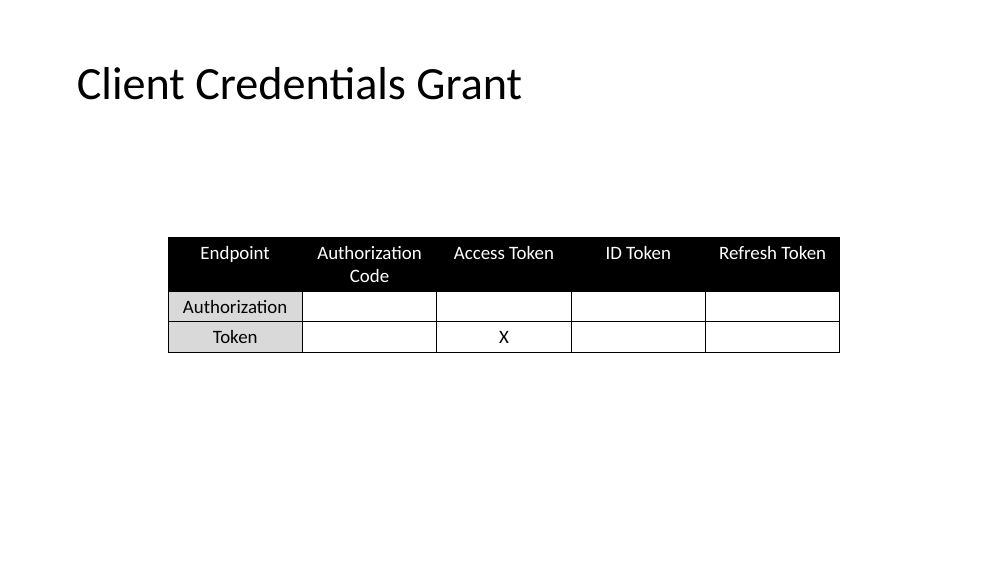
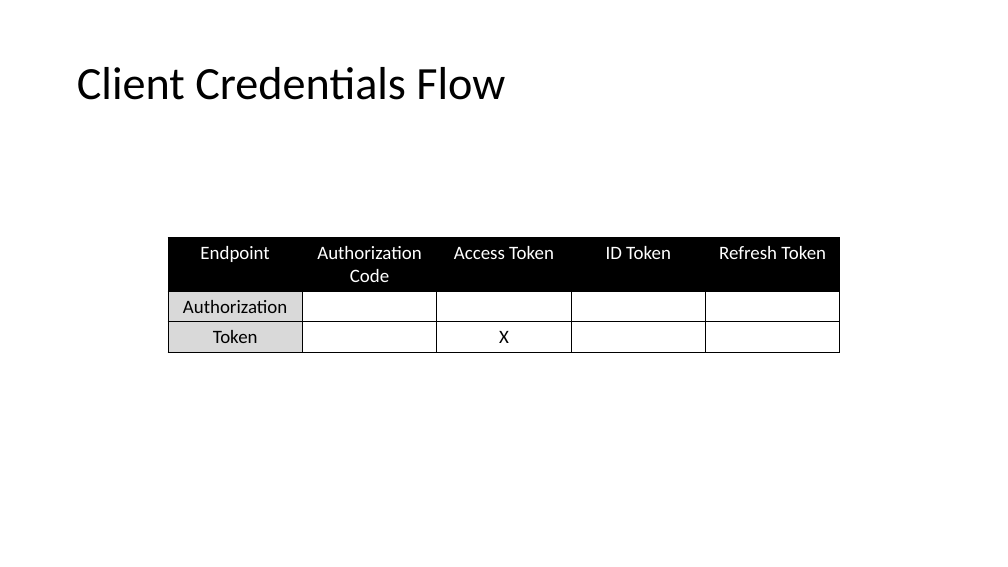
Before and after one commit to danielwagn3r/openid-workshop, a slide deck: slide 30 of OpenID & OAuth.pptx (slide 26 before the commit). Drawn at 1008x567 pixels with LibreOffice and Linux fonts; fonts in the diff are those of the drawing. Boxes give left, top, right and bottom in pixels: in the first picture for what was removed or moved away, otherwise in the second. Text is boxed around its words. In the diff, an @@ line names an element or a change of style, - is before the commit and + after.

```diff
--- a/OpenID & OAuth.pptx
+++ b/OpenID & OAuth.pptx
@@ title at [77, 67, 505, 100]: text changed @@
-Client Credentials Grant
+Client Credentials Flow
```
Also in this commit, not shown: 13 other slides changed, 5 slides added, 1 slide removed.
